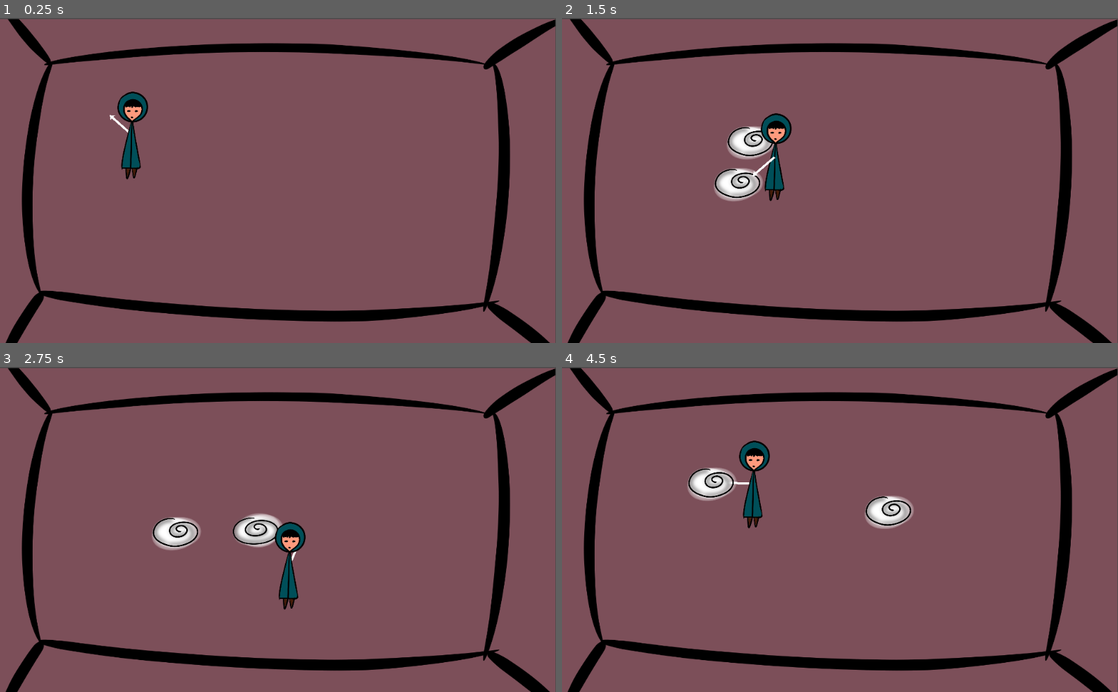
Above: before the commit, frames 1-4 (two rows, left to right).
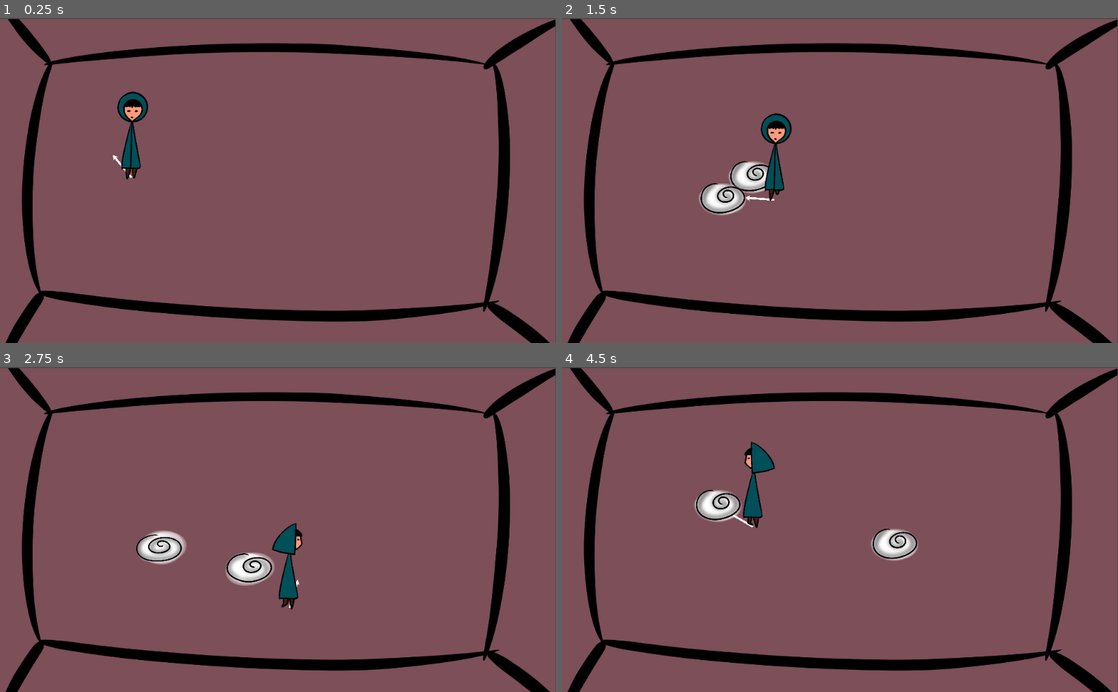
Above: after the commit, the same moments.

Repository: CcCcCc99/SVG_Project
Game: Godot game, scene res://Node2D.tscn
Two runs of this game, one before a commit and one after it. Both use one fixed random seed, a clock stepped at 60 frames per second and the inputs below. The project has no main scene, so this scene is started directly.
Inputs (mouse positions are in pixels of both pictures, inside the frame that each line leads up to):
- Up to frame 1 (0.25 s): no input
- Up to frame 2 (1.5 s): tap Enter at 0.5 s; move the mouse to (962, 164) at 0.52 s; hold D (right) 0.53-1.28 s; click (962, 164) at 0.6 s; move the mouse to (728, 196) at 1.27 s; hold S (down) from 1.28 s (still down); click (728, 196) at 1.35 s
- Up to frame 3 (2.75 s): move the mouse to (333, 458) at 2.02 s; release S (down) at 2.03 s; hold D (right) from 2.03 s (still down); click (333, 458) at 2.1 s
- Up to frame 4 (4.5 s): move the mouse to (812, 594) at 2.77 s; release D (right) at 2.78 s; hold W (up) 2.78-3.53 s; click (812, 594) at 2.85 s; move the mouse to (1006, 578) at 3.52 s; hold A (left) from 3.53 s (still down); click (1006, 578) at 3.6 s; move the mouse to (673, 480) at 4.27 s; click (673, 480) at 4.35 s

The runs differ from the first frame. In frame 1, less than 0.1% of the frame differs, in the area x 19-24%, y 29-50%; in frame 2, 1.9%; in frame 3, 3.0%; in frame 4, 3.1%, in the area x 22-65%, y 22-60%.

Commit message:
Finalizzate le animazioni personaggio

Diff:
--- a/src/scenes/prefabs/Player.tscn
+++ b/src/scenes/prefabs/Player.tscn
@@ -7,14 +7,16 @@
 [ext_resource path="res://scenes/prefabs/Portal.tscn" type="PackedScene" id=5]
 [ext_resource path="res://sprites/player/gambe4.png" type="Texture" id=6]
 [ext_resource path="res://sprites/player/gambe3.png" type="Texture" id=7]
-[ext_resource path="res://sprites/player/gambe2.png" type="Texture" id=8]
-[ext_resource path="res://sprites/player/gambe1.png" type="Texture" id=9]
+[ext_resource path="res://sprites/player/gambe2_versoDx.png" type="Texture" id=8]
+[ext_resource path="res://sprites/player/gambe1_versoDx.png" type="Texture" id=9]
 [ext_resource path="res://sprites/player/testaavanti1.png" type="Texture" id=10]
 [ext_resource path="res://sprites/player/corpoavanti.png" type="Texture" id=11]
 [ext_resource path="res://sprites/player/gambeidle.png" type="Texture" id=12]
 [ext_resource path="res://sprites/player/testalato.png" type="Texture" id=13]
 [ext_resource path="res://sprites/player/testadietro.png" type="Texture" id=14]
 [ext_resource path="res://scripts/PlayerAnimator.gd" type="Script" id=15]
+[ext_resource path="res://sprites/player/gambe2_versoSx.png" type="Texture" id=16]
+[ext_resource path="res://sprites/player/gambe1_versoSx.png" type="Texture" id=17]
 
 [sub_resource type="SpriteFrames" id=3]
 animations = [ {
@@ -49,6 +51,16 @@
 
 [sub_resource type="SpriteFrames" id=4]
 animations = [ {
+"frames": [ ExtResource( 17 ), ExtResource( 16 ) ],
+"loop": true,
+"name": "left",
+"speed": 5.0
+}, {
+"frames": [ ExtResource( 9 ), ExtResource( 8 ) ],
+"loop": true,
+"name": "right",
+"speed": 5.0
+}, {
 "frames": [ ExtResource( 12 ) ],
 "loop": true,
 "name": "idle",
@@ -56,12 +68,7 @@
 }, {
 "frames": [ ExtResource( 7 ), ExtResource( 6 ) ],
 "loop": true,
-"name": "walk_vertical",
-"speed": 5.0
-}, {
-"frames": [ ExtResource( 9 ), ExtResource( 8 ) ],
-"loop": true,
-"name": "walk_horizontal",
+"name": "vertical",
 "speed": 5.0
 } ]
 
@@ -75,7 +82,7 @@
 script = ExtResource( 2 )
 speed = 12000
 
-[node name="Animator" type="Node2D" parent="."]
+[node name="Animator" type="Sprite" parent="."]
 position = Vector2( 3.78, 0 )
 scale = Vector2( 0.38, 0.38 )
 script = ExtResource( 15 )
@@ -95,18 +102,22 @@
 playing = true
 
 [node name="CollisionShapeLegs" type="CollisionShape2D" parent="."]
+visible = false
 position = Vector2( -1.625, 64 )
 shape = SubResource( 1 )
 
 [node name="CollisionShape2D" type="CollisionShape2D" parent="."]
+visible = false
 position = Vector2( 2, -57 )
 shape = SubResource( 5 )
 
 [node name="CollisionPolygonBody" type="CollisionPolygon2D" parent="."]
+visible = false
 polygon = PoolVector2Array( 1, -29, 16, 56, -18, 56, -2, -28 )
 
 [node name="Portalgun" type="Node2D" parent="."]
-position = Vector2( 0, -5 )
+position = Vector2( 0, 75 )
+scale = Vector2( 1, 0.92 )
 script = ExtResource( 4 )
 __meta__ = {
 "_edit_group_": true
--- a/src/scenes/prefabs/Portal.tscn
+++ b/src/scenes/prefabs/Portal.tscn
@@ -22,7 +22,7 @@
 [node name="Animation" type="AnimatedSprite" parent="."]
 scale = Vector2( 0.3, 0.3 )
 frames = SubResource( 2 )
-frame = 1
+frame = 2
 playing = true
 
 [node name="CollisionShape2D" type="CollisionShape2D" parent="."]
--- a/src/scripts/Player.gd
+++ b/src/scripts/Player.gd
@@ -10,3 +10,4 @@
 	var velocity = Vector2(horizontal,vertcal).normalized()*speed
 	# warning-ignore:return_value_discarded
 	move_and_slide(velocity * delta)
+	$Animator.animate(velocity)
--- a/src/scripts/PlayerAnimator.gd
+++ b/src/scripts/PlayerAnimator.gd
@@ -1,16 +1,38 @@
 extends Node2D
 
+func animate(velocity):
+	if velocity == Vector2.ZERO:
+		_set_idle()
+		pass
+	elif velocity.x != 0:
+		_set_horizontal(velocity.x)
+		pass
+	else:
+		_set_vertical(velocity.y)
+		pass
 
-# Declare member variables here. Examples:
-# var a = 2
-# var b = "text"
+func _set_idle():
+	$Head.flip_h = false
+	$Head.animation = "front"
+	$Body.animation = "front"
+	$Legs.animation = "idle"
 
+func _set_horizontal(direction):
+	$Head.animation = "side"
+	$Body.animation = "back"
+	if direction < 0:
+		$Head.flip_h = true
+		$Legs.animation = "left"
+	else:
+		$Head.flip_h = false
+		$Legs.animation = "right"
 
-# Called when the node enters the scene tree for the first time.
-func _ready():
-	pass # Replace with function body.
-
-
-# Called every frame. 'delta' is the elapsed time since the previous frame.
-#func _process(delta):
-#	pass
+func _set_vertical(direction):
+	$Head.flip_h = false
+	if direction < 0:
+		$Head.animation = "back"
+		$Body.animation = "back"
+	else:
+		$Head.animation = "front"
+		$Body.animation = "front"
+	$Legs.animation = "vertical"
Not shown: 1 places in src/scenes/prefabs/Player.tscn that only renumber resources
Renamed: src/sprites/player/gambe1.png -> src/sprites/player/gambe1_versoDx.png
Not shown, changed: src/sprites/player/gambe1_versoDx.png.import
Binary file added: src/sprites/player/gambe1_versoSx.png
Not shown, added: src/sprites/player/gambe1_versoSx.png.import
Renamed: src/sprites/player/gambe2.png -> src/sprites/player/gambe2_versoDx.png
Not shown, changed: src/sprites/player/gambe2_versoDx.png.import
Binary file added: src/sprites/player/gambe2_versoSx.png
Not shown, added: src/sprites/player/gambe2_versoSx.png.import
